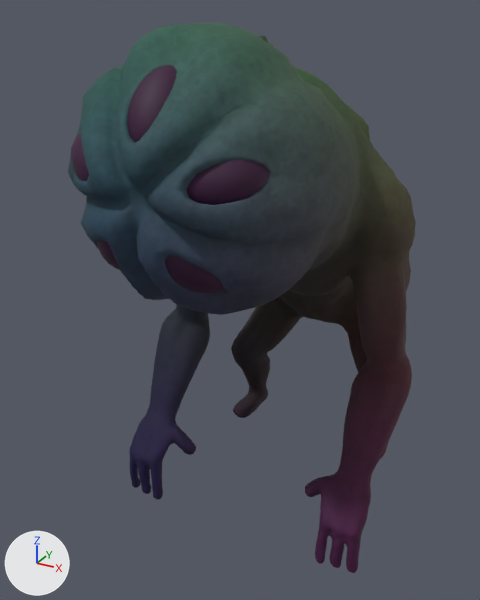
What one commit did to the FBX model Assets/Mesh/Cambiaformas/mesh_shapeshifter.fbx.
Camera for both pictures: a 50 mm camera at (0.0346, -0.0559, 0.0152) aimed at (-0.0034, 0.013, -0.0193). Arrows for +X, +Y and +Z are at lower left; the lights stay in place. Where no turn or scale is listed for an object, it has been applied to the vertices.

Objects in the first picture: 'cambiaformas_polySurface1', 'ojos_low_Group10862'.
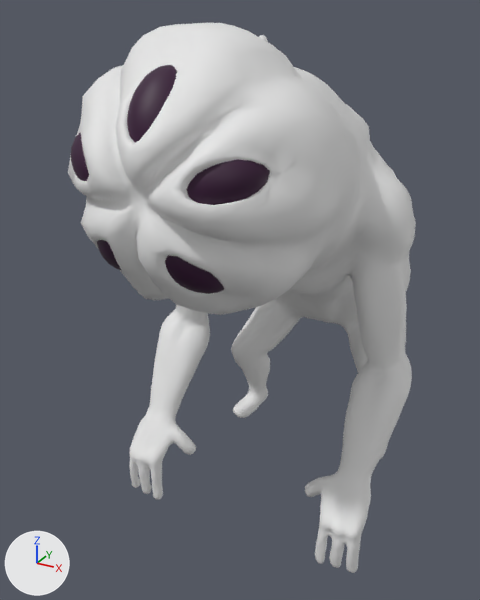
The newer file is also turned or shifted as a whole; pictures and numbers use the older file's frame.

Where the change shows, as pixel boxes [x1, y1, x2, y2] in the pictures (480 x 600 px):
'cambiaformas_polySurface1', recoloured
    both: [68, 23, 416, 573]

The change, as a diff of the scene's bpy script:
```diff
--- a/Assets/Mesh/Cambiaformas/mesh_shapeshifter.fbx.py
+++ b/Assets/Mesh/Cambiaformas/mesh_shapeshifter.fbx.py
@@ mat_material__25_001 @@
+mat_material__25_001 = principled_material('Material #25.001')
+mat_material__25_001.base_color = (0.8, 0.8, 0.8)  # white #e7e7e7
+mat_material__25_001.roughness = 0.553
@@ me_mesh @@
 me_mesh.from_pydata(...)  # 8268 vertices, 16532 faces; spans x -0.0186..0.0186, y -0.0127..0.0441, z -0.0493..0.014
-me_mesh.materials.append(mat_material__25)  # picture img_cambiaformas_cambiaformas_defaultmat_basecolor_png
+me_mesh.materials.append(mat_material__25_001)  # white #e7e7e7
```
